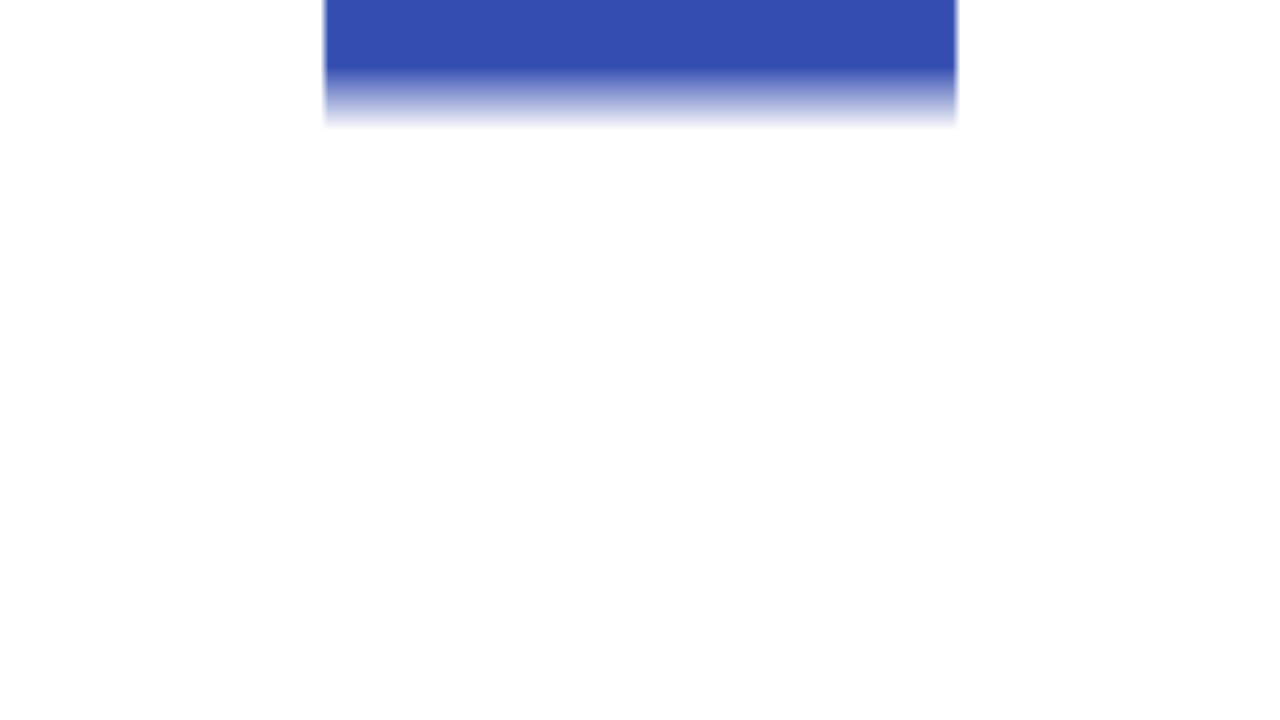
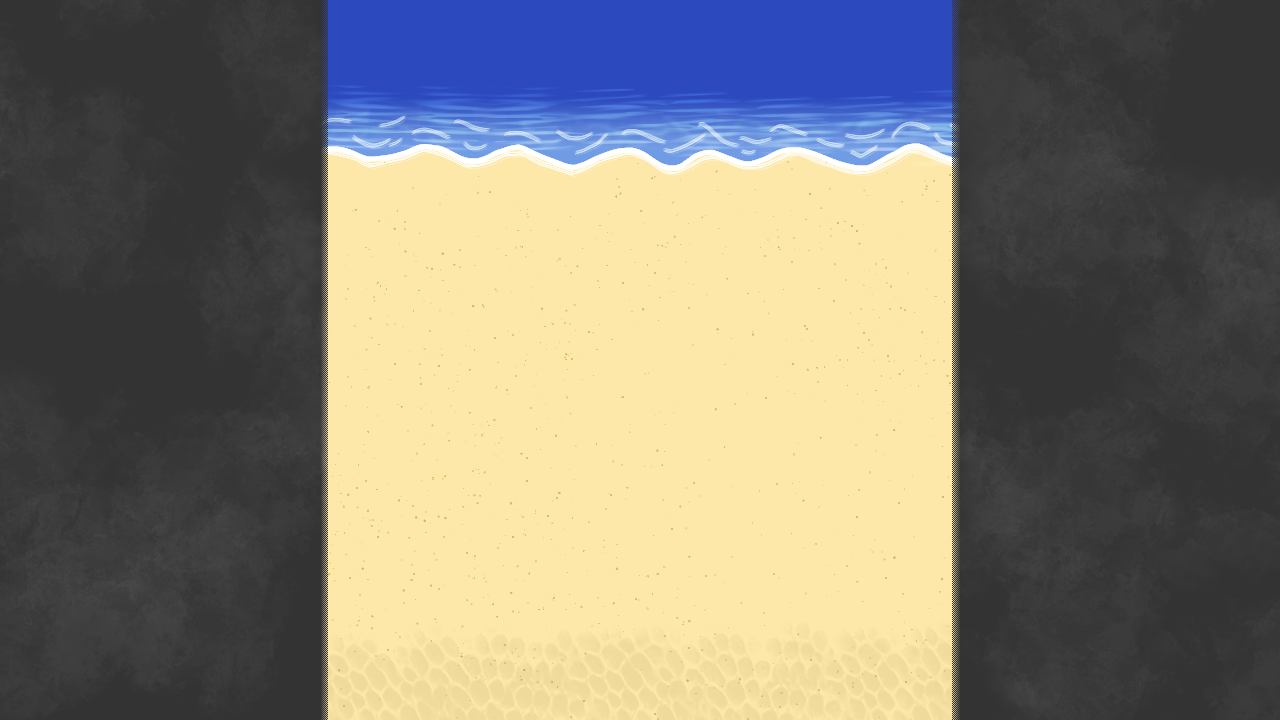
Before/after of a 1280px x 720px layered artwork. What changed in the layer stack:
added layer "Copy of Mask Layer" (erase) in group "Clipping Group 18" over [0, 0, 1280, 720]
painted on "Mask Layer" (1st of 2, in "Clipping Group 18") over [0, 0, 1280, 720]
hid "Paint Layer 20", painted on it over [0, 0, 1280, 720]
showed group "Main Water" (11 layers) over [0, 0, 1280, 720]
painted on "Paint Layer 16" over [192, 0, 1152, 256]
painted on "Copy of Paint Layer 7" (1st of 3, in "Clipping Group 18" › "Level" › "Water" › "Main Water") over [274, 61, 1042, 189]
painted on "Mask Layer" (2nd of 2, in "Clipping Group 18" › "Level" › "Water" › "Main Water" › "Clipping Group 5") over [0, 0, 1280, 720]
painted on "Paint Layer 4" over [256, 0, 1024, 192]
showed group "Sand" (4 layers) over [0, 0, 1280, 720]
painted on "Paint Layer 9" over [0, 0, 1280, 720]
painted on "Paint Layer 11" over [198, 515, 1094, 720]
painted on "Paint Layer 2" over [256, 0, 1024, 720]
renamed "Mask Layer" to "Paint Layer 21", opacity 100% → 80%, moved it out of group "Clipping Group 19", painted on it over [0, 0, 1280, 720]
showed "Background", painted on it over [0, 0, 1280, 720]
